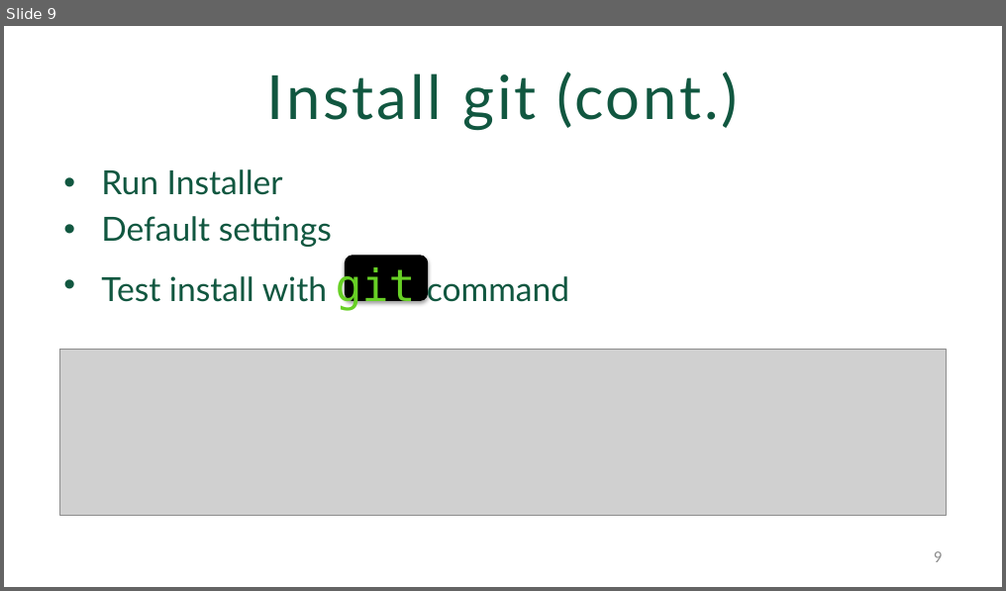
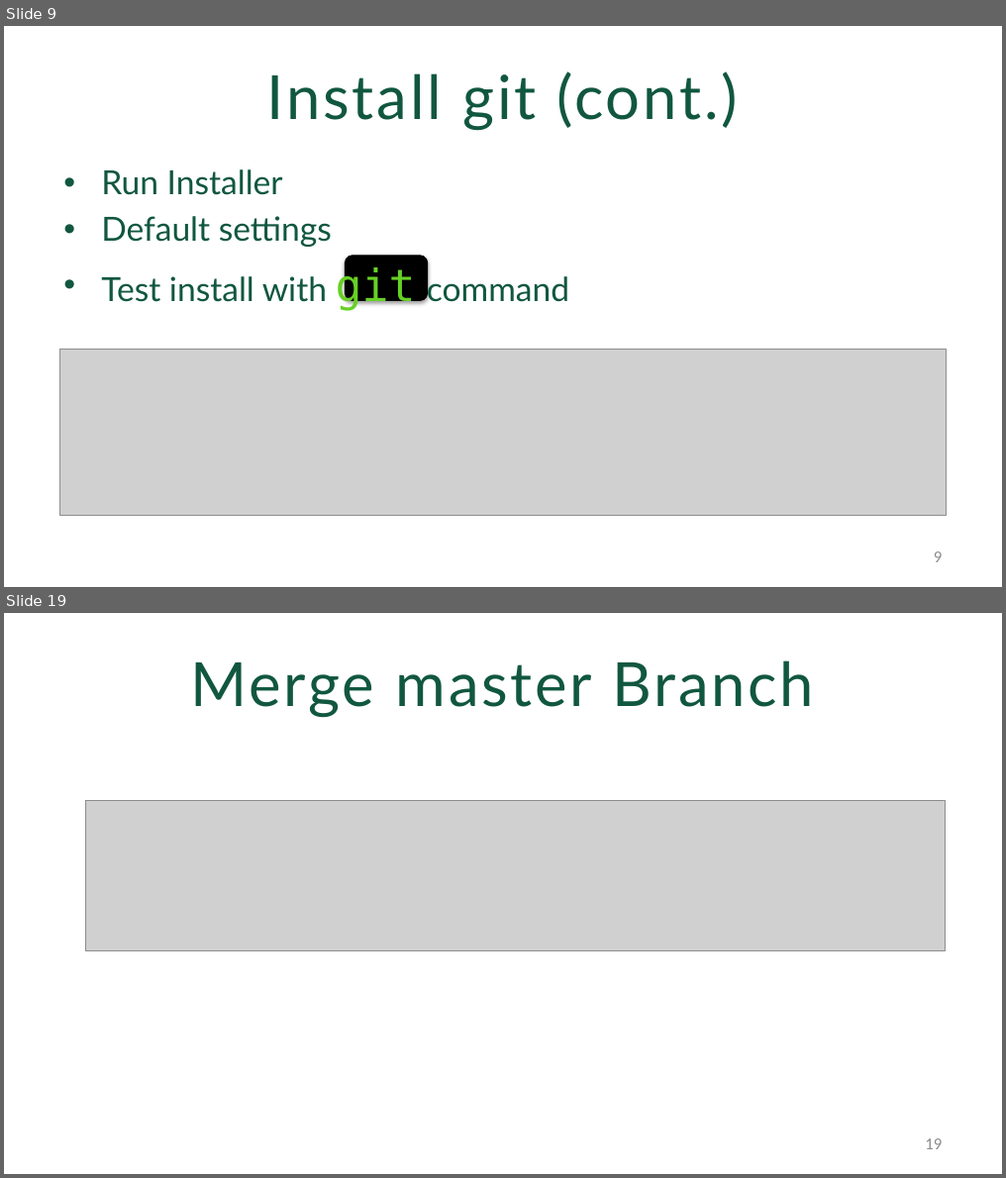
Before and after one commit to WilliamandMary-BUAD5082-Spring2017/Introduction-to-git-and-github, a slide deck: IntroToGit2017.pptx. Shown one above the other, each under a label of ours: slide 9 before the commit, slides 9 and 19 after it; the slides between them are not shown. The pictures are 1006x591 and 1006x1178 pixels, drawn with LibreOffice and Linux fonts; fonts in the diff are those of the drawing; grey boxes stand for pictures; background and template pictures are left out. Boxes give left, top, right and bottom in pixels: in the first picture for what was removed or moved away, otherwise in the second. Text is boxed around its words. In the diff, an @@ line names an element or a change of style, - is before the commit and + after.

```diff
--- a/IntroToGit2017.pptx
+++ b/IntroToGit2017.pptx
@@ slide 19 added at [4,613,1002,1174], background picture (left out) @@
@@ title added at [191,661,814,718], 44 pt, text #115740 @@
+Merge master Branch
@@ picture added at [86,801,945,952] @@
@@ page number added at [925,1139,942,1150], 12 pt, text #8C8C8C @@
+19
```
Also in this commit, not shown: 2 slides changed, 10 other slides added.
